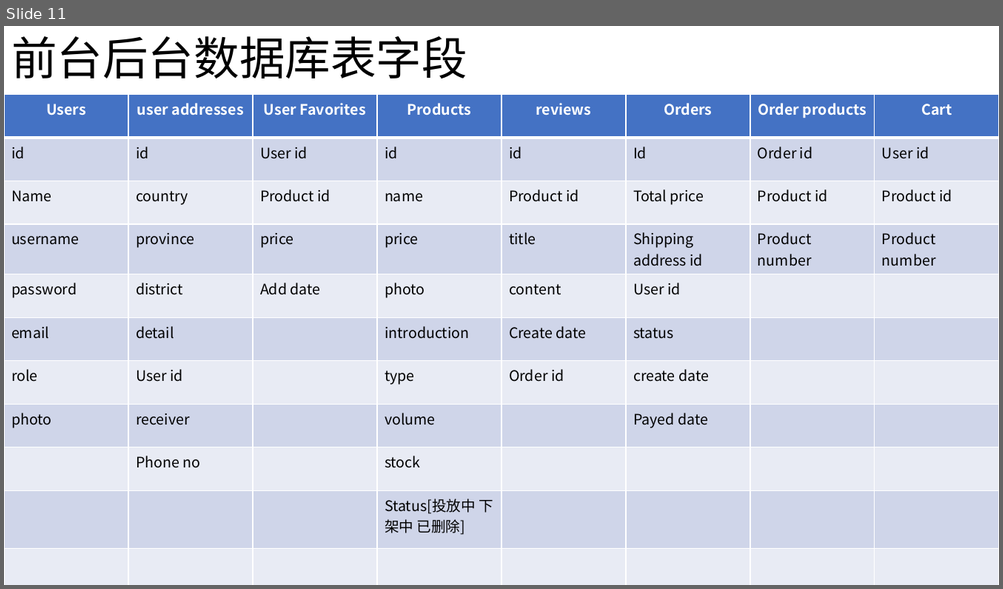
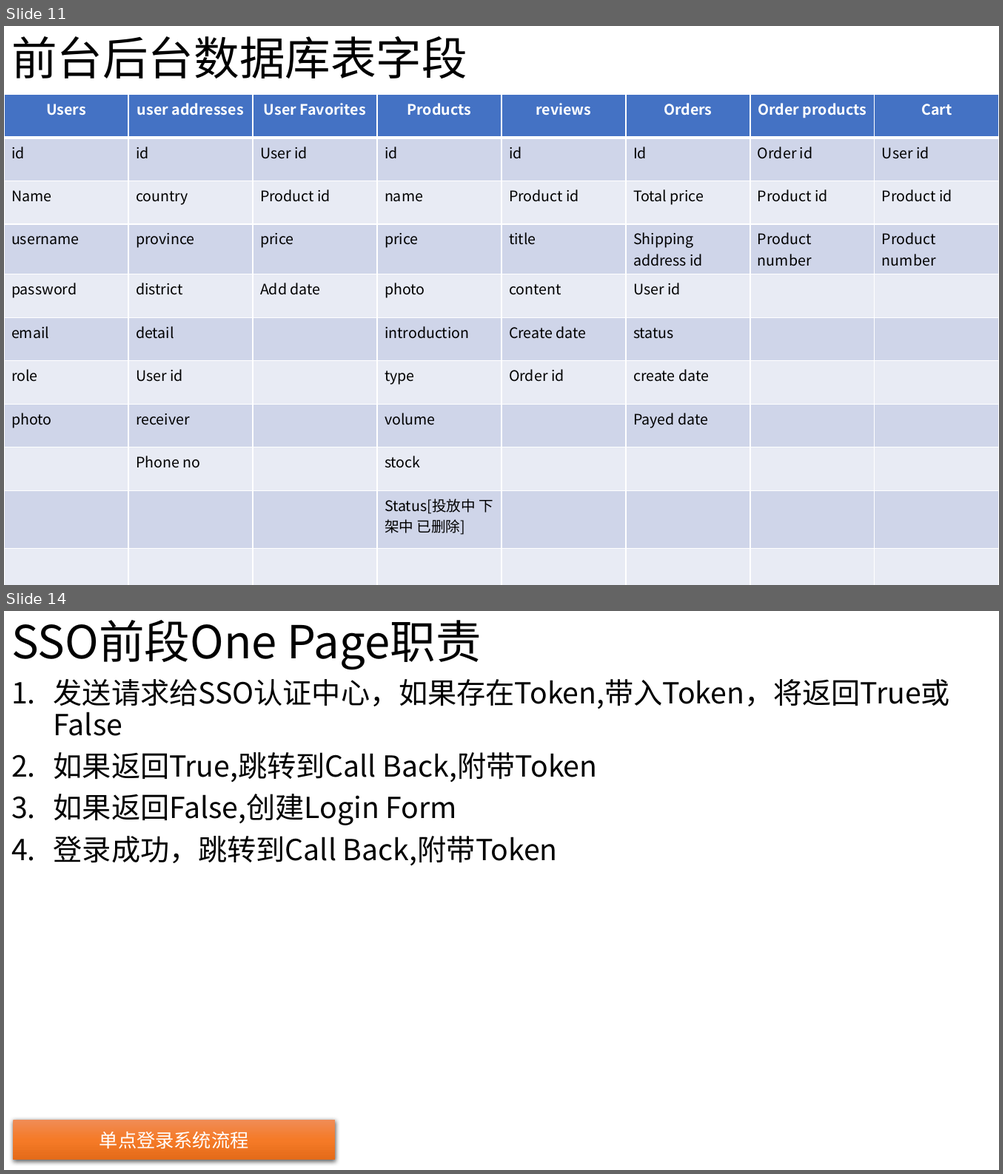
Before and after one commit to n490808114/Java_Shopping_System, a slide deck: Shop Web.pptx. Shown one above the other, each under a label of ours: slide 11 before the commit, slides 11 and 14 after it; the slides between them are not shown. The pictures are 1003x589 and 1003x1174 pixels, drawn with LibreOffice and Linux fonts; fonts in the diff are those of the drawing. Boxes give left, top, right and bottom in pixels: in the first picture for what was removed or moved away, otherwise in the second. Text is boxed around its words. In the diff, an @@ line names an element or a change of style, - is before the commit and + after.

```diff
--- a/Shop Web.pptx
+++ b/Shop Web.pptx
@@ slide 14 added at <box>4,611,999,1170</box>, background #FFFFFF @@
@@ title added at <box>11,620,481,670</box>, 44 pt, text #000000 @@
+SSO前段One Page职责
@@ text added at <box>54,679,950,866</box>, 28 pt, text #000000 @@
+1. 发送请求给SSO认证中心，如果存在Token,带入Token，将返回True或False
+2. 如果返回True,跳转到Call Back,附带Token
+3. 如果返回False,创建Login Form
+4. 登录成功，跳转到Call Back,附带Token
@@ rectangle added at <box>13,1120,335,1160</box>, fill gradient #F18C57 to #F67B28 to #E56C19, 18 pt, text #FFFFFF @@
+单点登录系统流程
```
Also in this commit, not shown: 4 other slides added, 1 slide removed, 15 other files.
